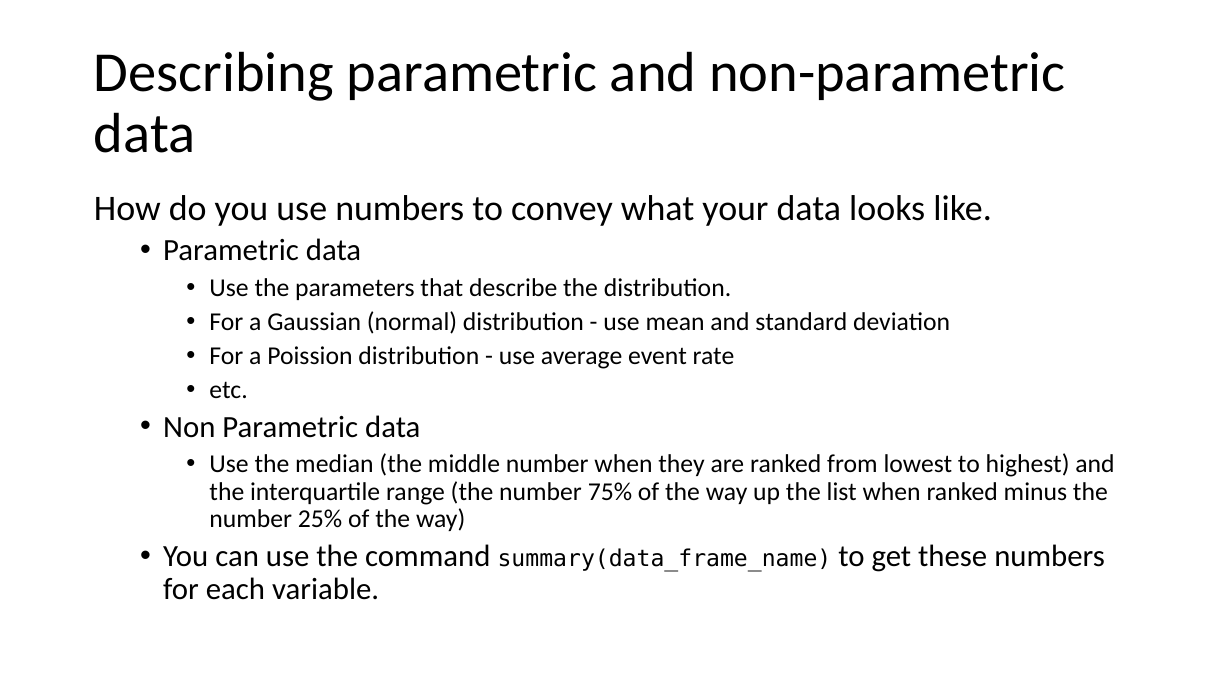
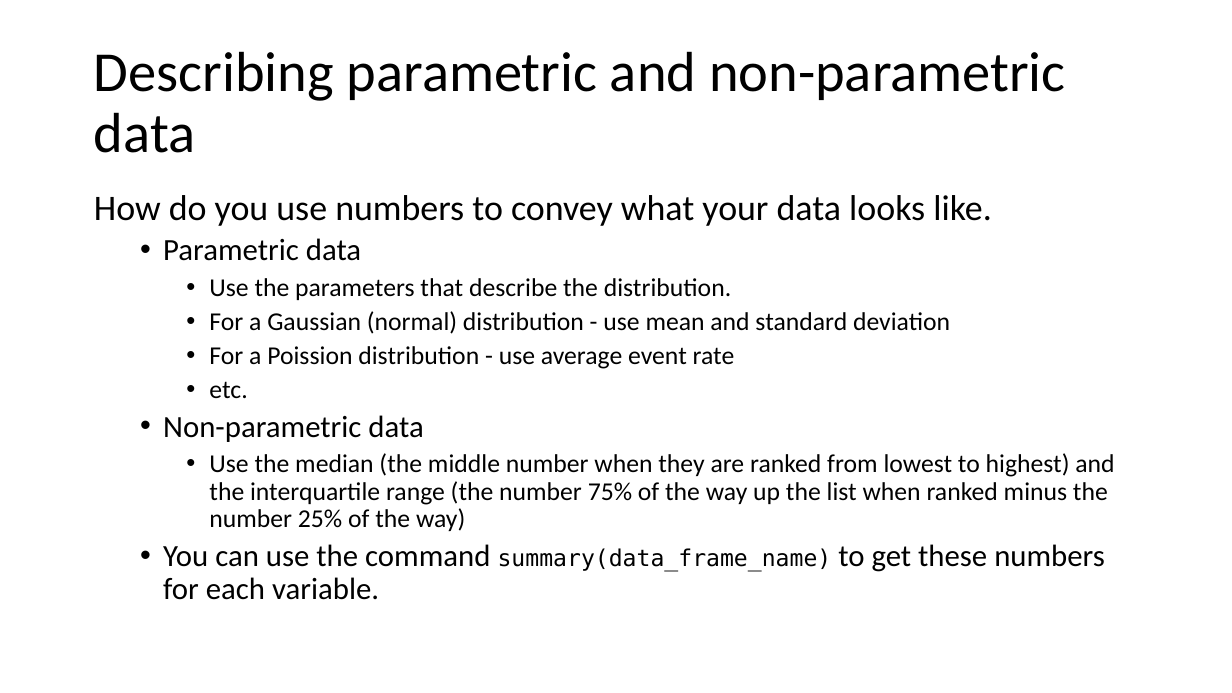
Before and after one commit to ClinicianCoders/ClinicianCoders, a slide deck: slide 16 of Workshops/Workshop6.pptx (slide 17 before the commit). Drawn at 1232x693 pixels with LibreOffice and Linux fonts; fonts in the diff are those of the drawing. Boxes give left, top, right and bottom in pixels: in the first picture for what was removed or moved away, otherwise in the second. Text is boxed around its words. In the diff, an @@ line names an element or a change of style, - is before the commit and + after.

```diff
--- a/Workshops/Workshop6.pptx
+++ b/Workshops/Workshop6.pptx
@@ text at [163,415,423,442]: text changed @@
-  • Non Parametric data
+  • Non-parametric data
```
Also in this commit, not shown: 9 other slides changed, 3 slides removed, 7 other files.
